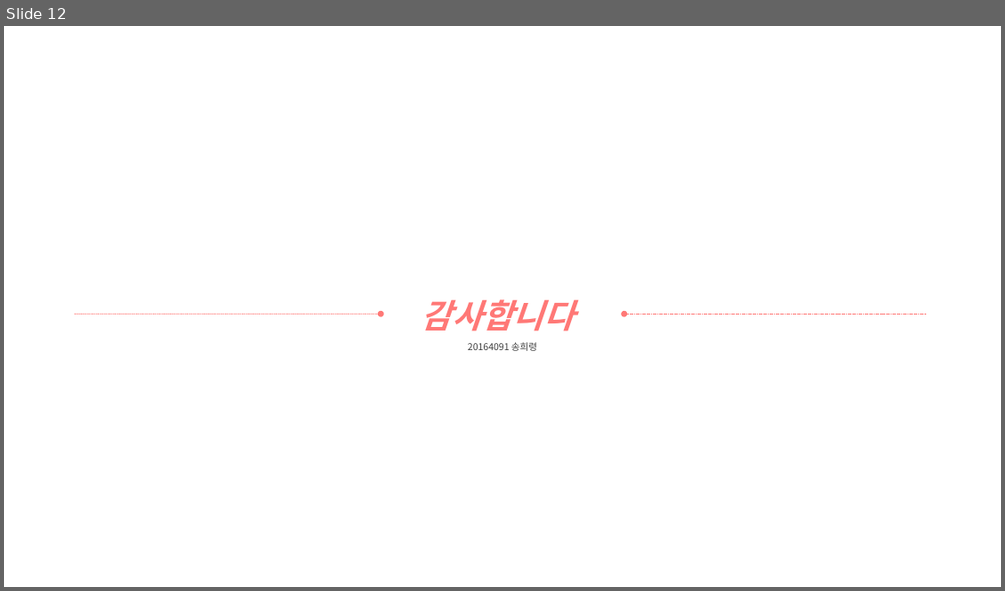
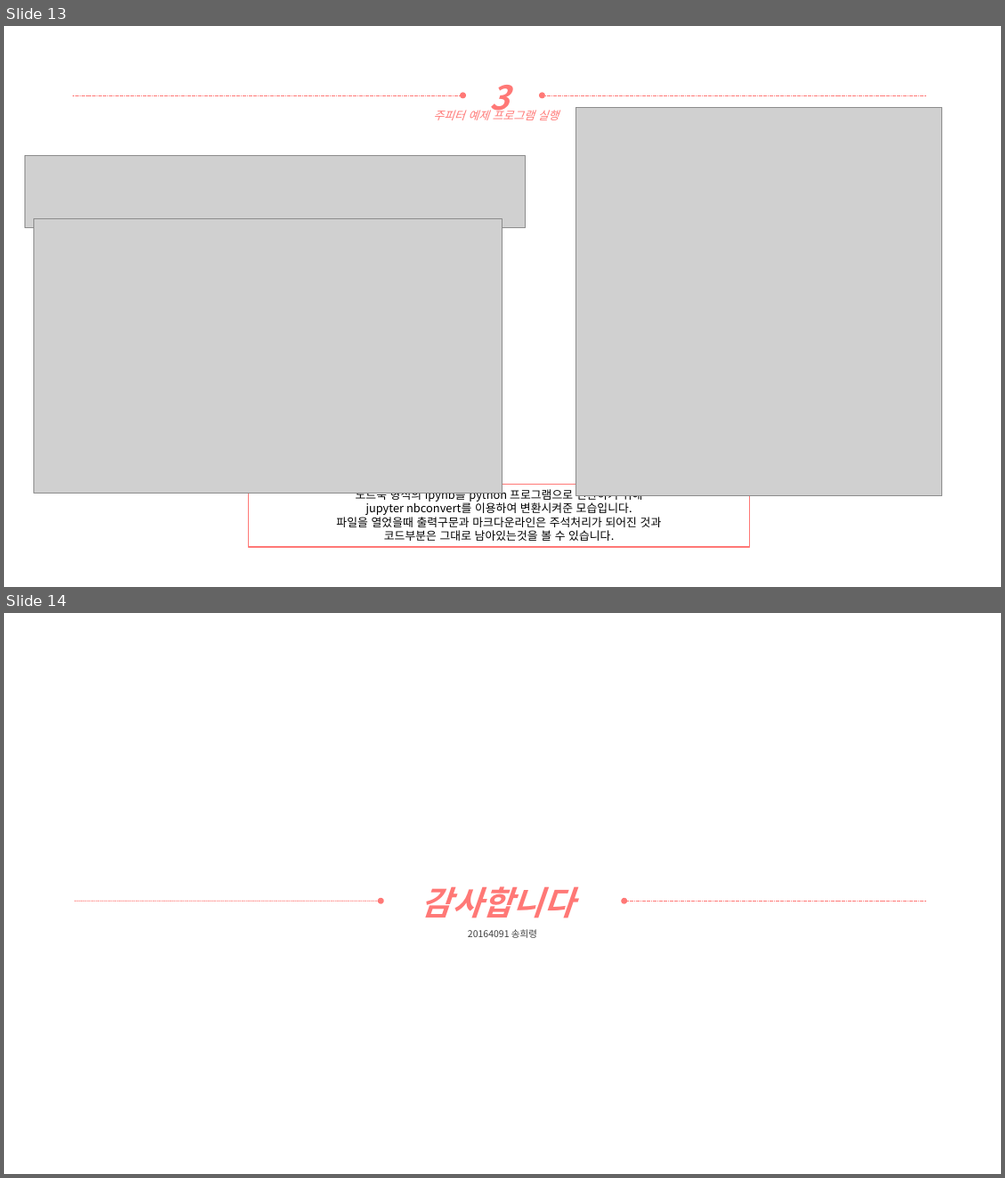
Before and after one commit to yooatom2200/Programing_Base_2, a slide deck: 2장/20164091-송희령-2주차 과제.pptx. Shown one above the other, each under a label of ours: slide 12 before the commit, slides 13 and 14 after it. The pictures are 1005x591 and 1005x1178 pixels, drawn with LibreOffice and Linux fonts; fonts in the diff are those of the drawing; grey boxes stand for pictures. Boxes give left, top, right and bottom in pixels: in the first picture for what was removed or moved away, otherwise in the second. Text is boxed around its words. In the diff, an @@ line names an element or a change of style, - is before the commit and + after.

Commit message:
예제 프로그램 완성

```diff
--- a/2장/20164091-송희령-2주차 과제.pptx
+++ b/2장/20164091-송희령-2주차 과제.pptx
@@ slide 13 added at box(4, 26, 1001, 587), background #FFFFFF @@
@@ arrow added from (73, 95) to (463, 95), #FF7876 0.5 pt dashed @@
@@ text added at box(489, 85, 509, 119), 32 pt, text #FF7876, bold, italic @@
+3
@@ arrow added from (926, 95) to (542, 95), #FF7876 0.5 pt dashed @@
@@ text added at box(433, 108, 559, 120), 11 pt, text #FF7876, italic @@
+주피터 예제 프로그램 실행
@@ picture added at box(576, 108, 942, 496) @@
@@ picture added at box(25, 155, 526, 228) @@
@@ picture added at box(34, 219, 502, 492) @@
@@ rectangle added at box(249, 483, 750, 547), outline #FF7876 1 pt, 11 pt, text #000000 @@
+노트북 형식의 ipynb를 python 프로그램으로 변환하기 위해
+jupyter nbconvert를 이용하여 변환시켜준 모습입니다.
+파일을 열었을때 출력구문과 마크다운라인은 주석처리가 되어진 것과
+코드부분은 그대로 남아있는것을 볼 수 있습니다.
@@ what was slide 12 is now slide 14 @@
```
Also in this commit, not shown: 1 slide changed, 1 other slide added, 2 other files.
